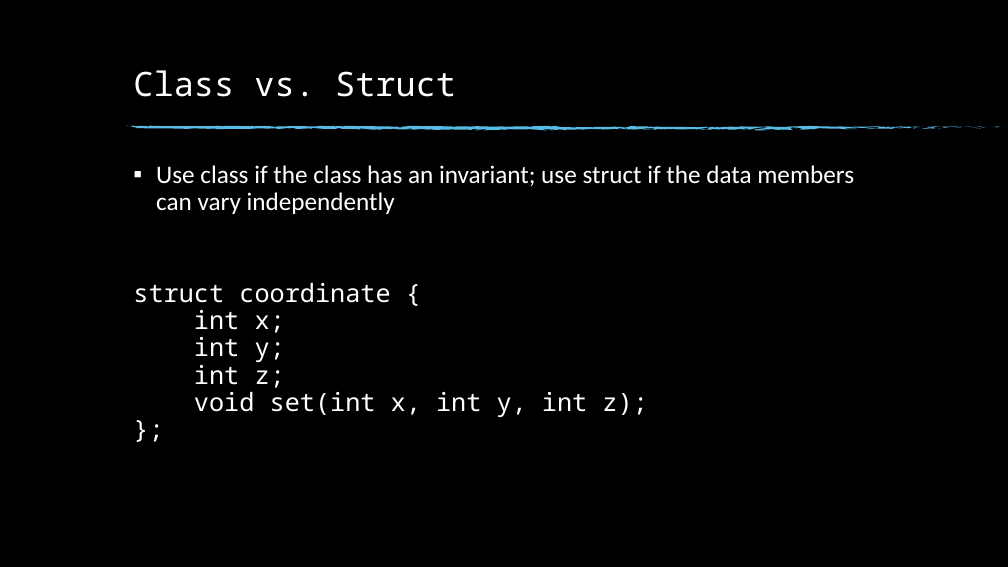
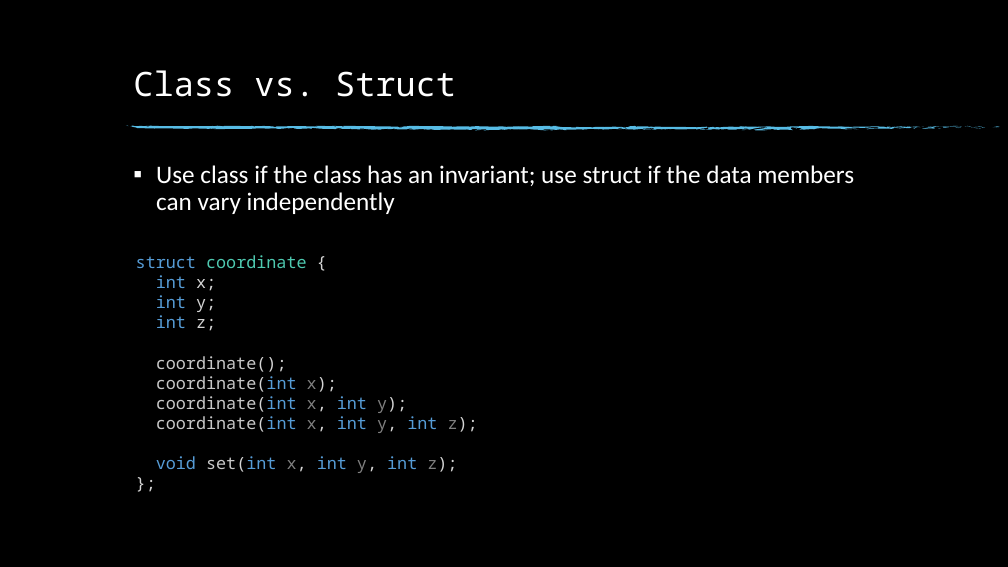
Before and after one commit to fan1x/fan1x.github.io, a slide deck: slide 7 of data/2021-22/cpp/ex02.pptx (slide 9 before the commit). Drawn at 1008x567 pixels with LibreOffice and Linux fonts; fonts in the diff are those of the drawing; background and template pictures are left out. Boxes give left, top, right and bottom in pixels: in the first picture for what was removed or moved away, otherwise in the second. Text is boxed around its words. In the diff, an @@ line names an element or a change of style, - is before the commit and + after.

```diff
--- a/data/2021-22/cpp/ex02.pptx
+++ b/data/2021-22/cpp/ex02.pptx
@@ text added at bbox=[136, 255, 478, 473], 16 pt, text #569CD6 @@
+struct coordinate {
+int x;
+int y;
+int z;
+coordinate();
+coordinate(int x);
+coordinate(int x, int y);
+coordinate(int x, int y, int z);
+void set(int x, int y, int z);
+};
@@ text at bbox=[133, 283, 647, 417]: paragraph removed @@
-struct coordinate {
-int x;
-int y;
-int z;
-void set(int x, int y, int z);
-};
```
Also in this commit, not shown: 5 other slides changed, 5 slides added, 6 slides removed, 1 other file.
